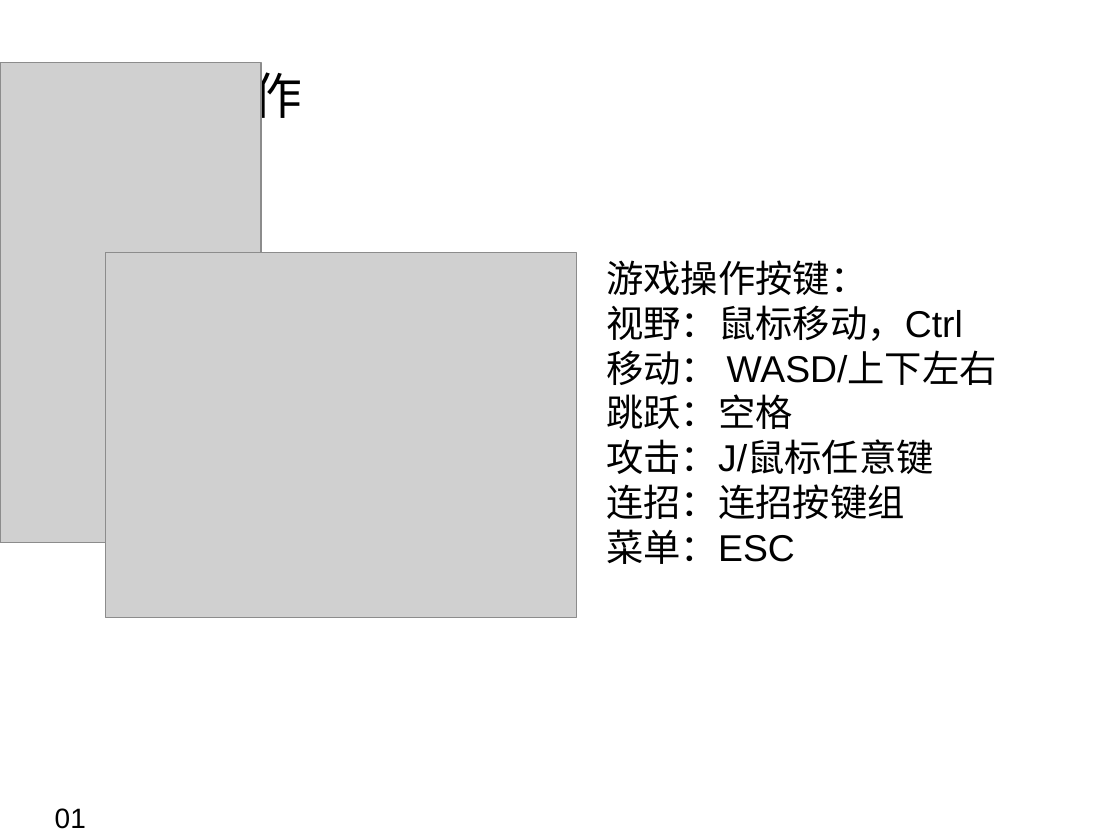
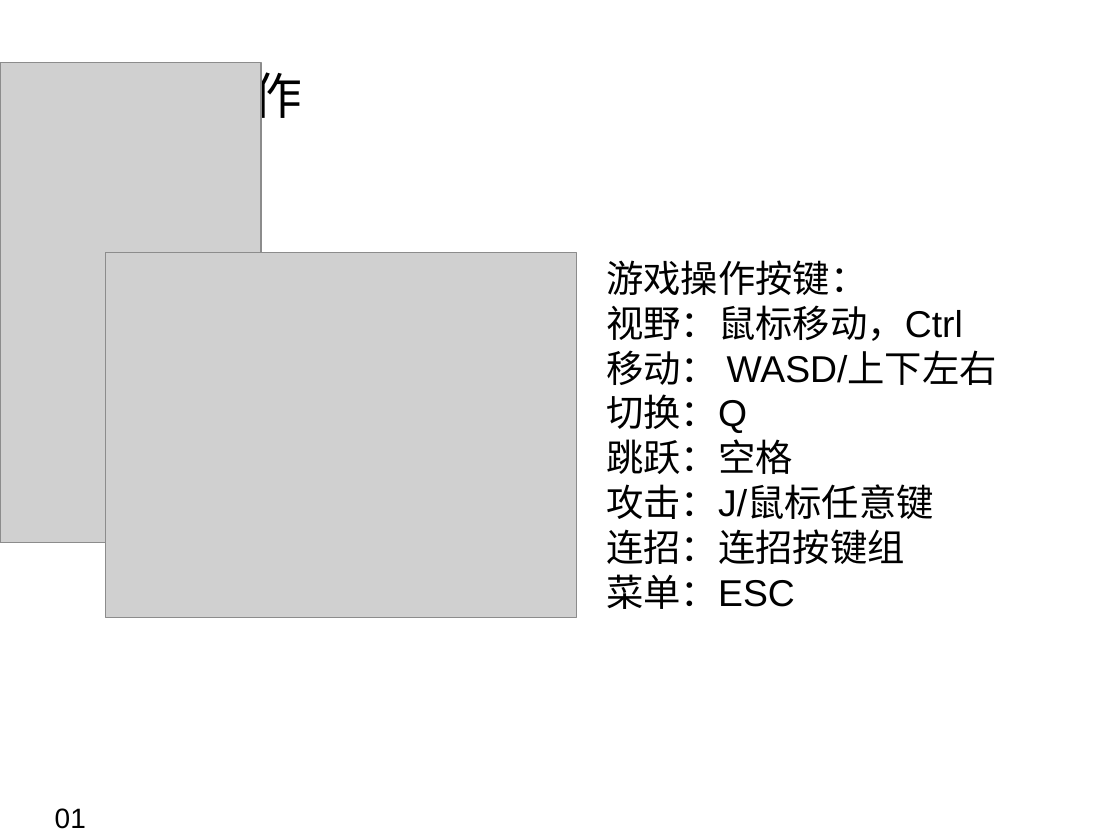
Before and after one commit to BXZR/Sword, a slide deck: slide 13 of 游戏介绍/浮生一剑.ppt. Drawn at 1120x840 pixels with LibreOffice and Linux fonts; fonts in the diff are those of the drawing; grey boxes stand for pictures; background and template pictures are left out. Boxes give left, top, right and bottom in pixels: in the first picture for what was removed or moved away, otherwise in the second. Text is boxed around its words. In the diff, an @@ line names an element or a change of style, - is before the commit and + after.

```diff
--- a/游戏介绍/浮生一剑.ppt
+++ b/游戏介绍/浮生一剑.ppt
@@ text at bbox=[606, 394, 747, 433]: paragraph added @@
+切换：Q
```
Also in this commit, not shown: 2 other slides changed, 2 slides added, 2 other files.
